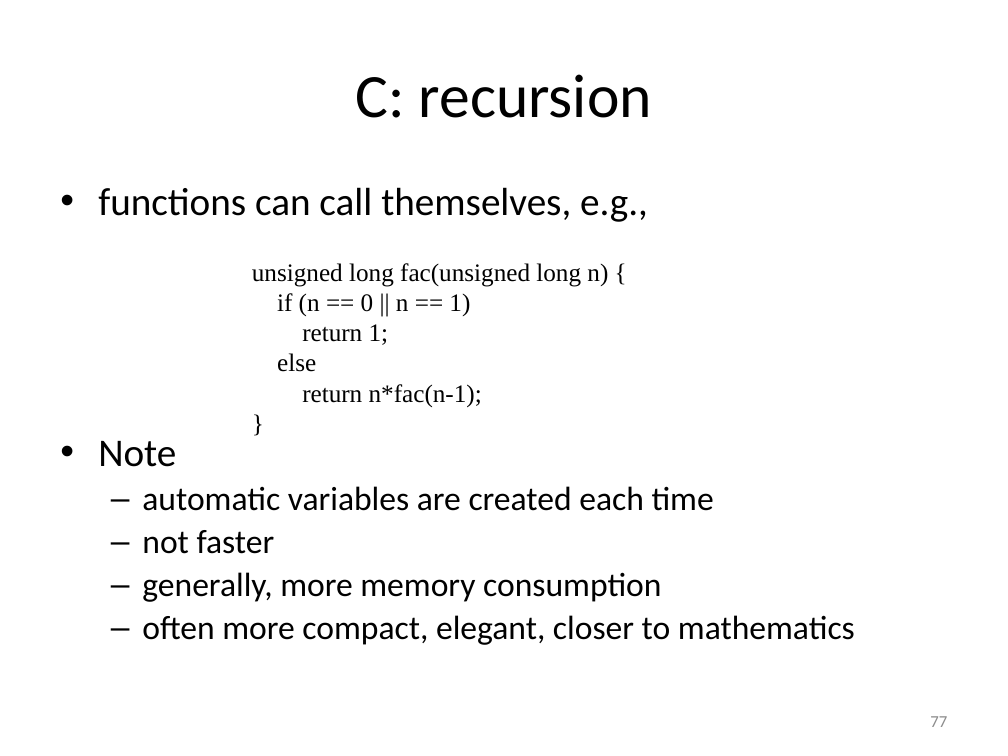
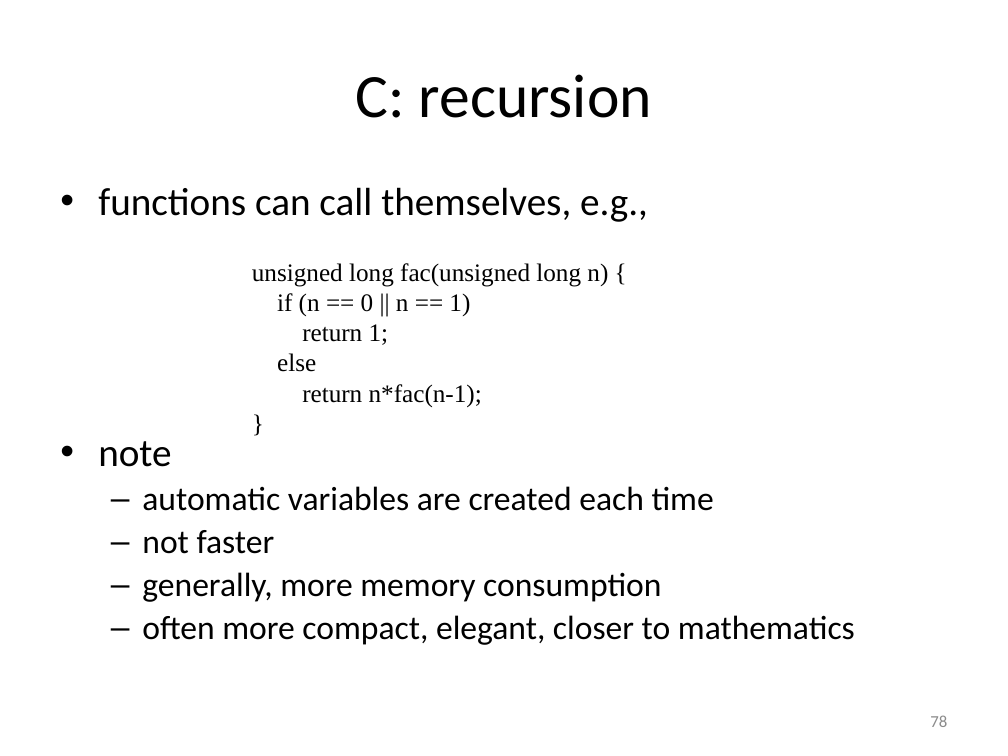
Before and after one commit to gjbex/Scientific-C, a slide deck: slide 78 of scientific_c.pptx (slide 77 before the commit). Drawn at 1008x756 pixels with LibreOffice and Linux fonts; fonts in the diff are those of the drawing. Boxes give left, top, right and bottom in pixels: in the first picture for what was removed or moved away, otherwise in the second. Text is boxed around its words. In the diff, an @@ line names an element or a change of style, - is before the commit and + after.

```diff
--- a/scientific_c.pptx
+++ b/scientific_c.pptx
@@ text at [98,441,171,467]: text changed @@
-• Note
+• note
@@ page number at [930,715,947,727]: text changed @@
-77
+78
```
Also in this commit, not shown: 7 other slides changed, 3 slides added.
